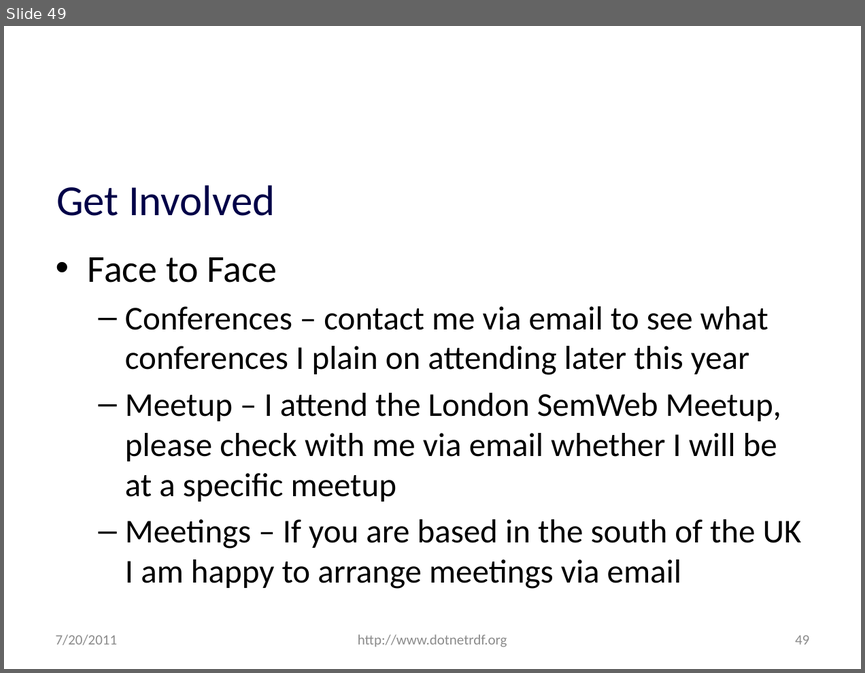
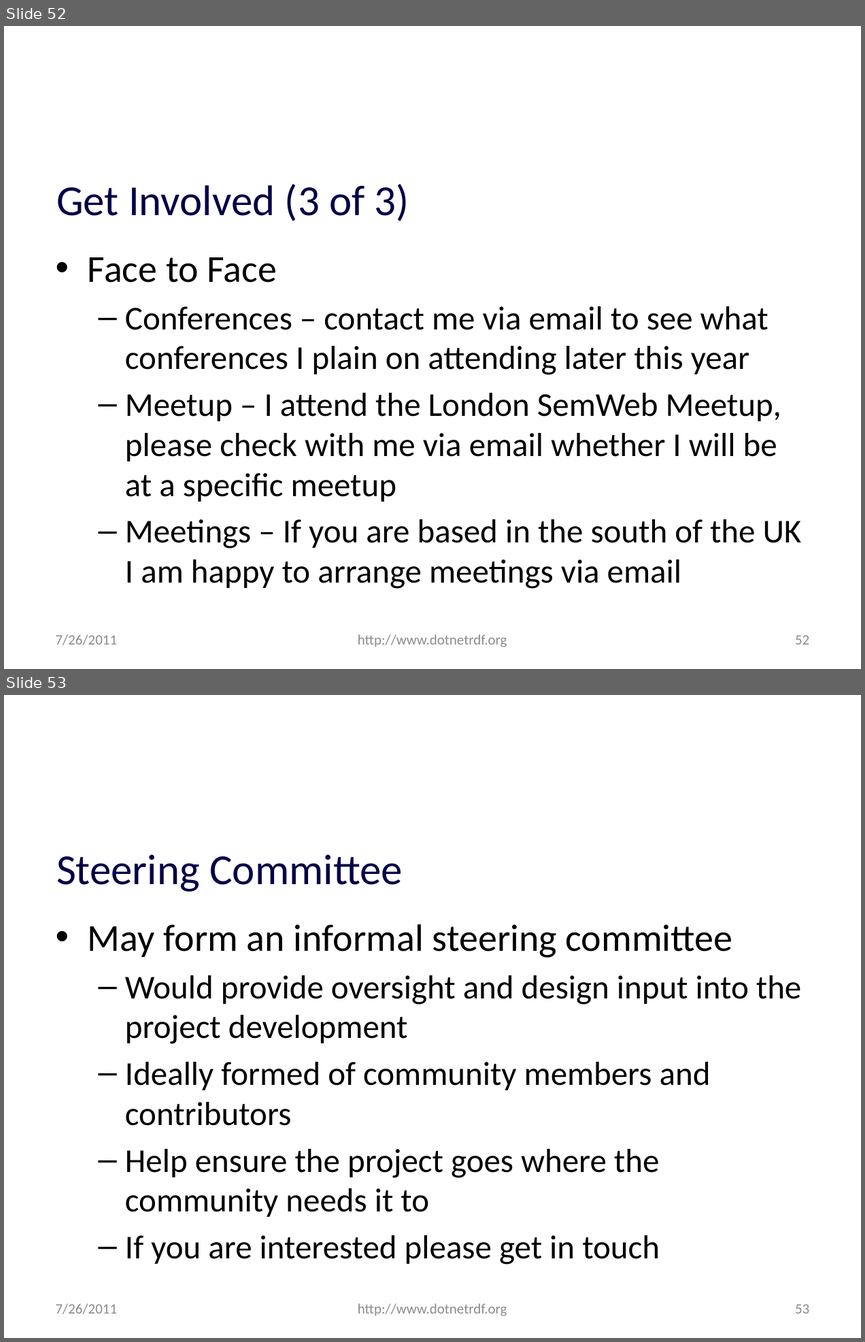
Before and after one commit to JohnGoldsmith/dotnetrdf-wiki, a slide deck: Slides/Roadmap.pptx. Shown one above the other, each under a label of ours: slide 49 before the commit, slides 52 and 53 after it. The pictures are 865x673 and 865x1342 pixels, drawn with LibreOffice and Linux fonts; fonts in the diff are those of the drawing; background and template pictures are left out. Boxes give left, top, right and bottom in pixels: in the first picture for what was removed or moved away, otherwise in the second. Text is boxed around its words. In the diff, an @@ line names an element or a change of style, - is before the commit and + after.

```diff
--- a/Slides/Roadmap.pptx
+++ b/Slides/Roadmap.pptx
@@ slide 53 added at box(4, 695, 861, 1338), background #FFFFFF @@
@@ title added at box(56, 854, 402, 892), 36 pt, text #010147 @@
+Steering Committee
@@ text added at box(88, 924, 801, 1264), 28 pt, text #000000 @@
+• May form an informal steering committee
+  – Would provide oversight and design input into the project development
+  – Ideally formed of community members and contributors
+  – Help ensure the project goes where the community needs it to
+  – If you are interested please get in touch
@@ text added at box(56, 1303, 118, 1314), 12 pt, text #8C8C8C @@
+7/26/2011
@@ text added at box(358, 1303, 507, 1316), 12 pt, text #8C8C8C @@
+http://www.dotnetrdf.org
@@ page number added at box(795, 1304, 809, 1313), 12 pt, text #8C8C8C @@
+53
@@ what was slide 49 is now slide 52 @@
@@ slide 52 changed as well @@
@@ title at box(56, 184, 409, 221): text changed @@
-Get Involved
+Get Involved (3 of 3)
@@ text at box(56, 634, 118, 645): text changed @@
-7/20/2011
+7/26/2011
@@ page number at box(795, 635, 809, 644): text changed @@
-49
+52
```
Also in this commit, not shown: 47 other slides changed, 4 other slides added.
